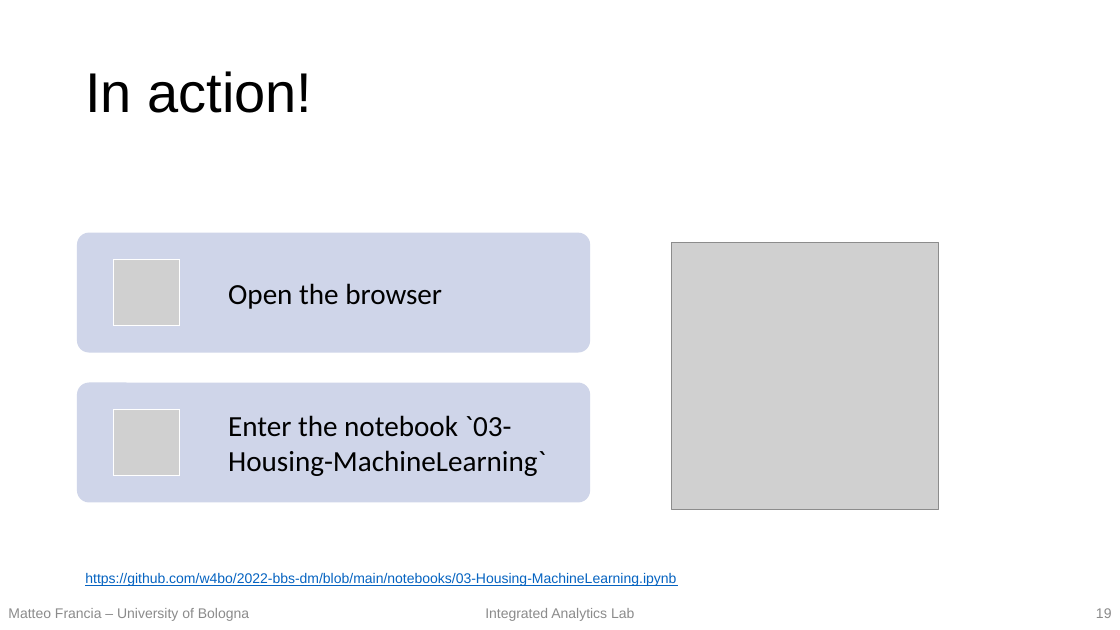
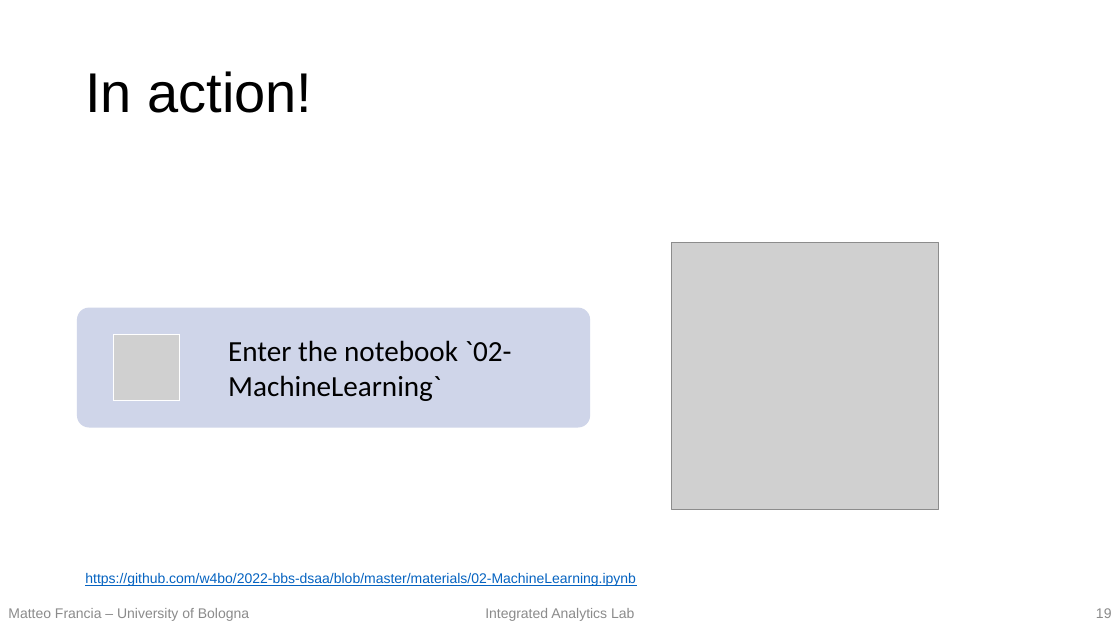
Before and after one commit to w4bo/teaching-handsondatapipelines, a slide deck: slide 19 of 01-MachineLearning/02-machinelearning.pptx. Drawn at 1120x630 pixels with LibreOffice and Linux fonts; fonts in the diff are those of the drawing; grey boxes stand for pictures. Boxes give left, top, right and bottom in pixels: in the first picture for what was removed or moved away, otherwise in the second. Text is boxed around its words. In the diff, an @@ line names an element or a change of style, - is before the commit and + after.

Commit message:
update the slides

```diff
--- a/01-MachineLearning/02-machinelearning.pptx
+++ b/01-MachineLearning/02-machinelearning.pptx
@@ rounded rectangle: place and size @@
-rounded rectangle at (77, 233, 591, 353)
+rounded rectangle at (77, 308, 591, 428)
@@ picture added at (113, 334, 180, 401) @@
@@ text at (228, 340, 512, 401): text changed @@
-Enter the notebook `03-Housing-MachineLearning`
+Enter the notebook `02-MachineLearning`
@@ group removed at (77, 260, 591, 502): 2 pictures, 1 text, 1 rounded rectangle @@
-Open the browser
@@ text at (85, 573, 636, 586): text changed @@
-https://github.com/w4bo/2022-bbs-dm/blob/main/notebooks/03-Housing-MachineLearning.ipynb
+https://github.com/w4bo/2022-bbs-dsaa/blob/master/materials/02-MachineLearning.ipynb
```
Also in this commit, not shown: 1 other slide changed, 4 other files.
